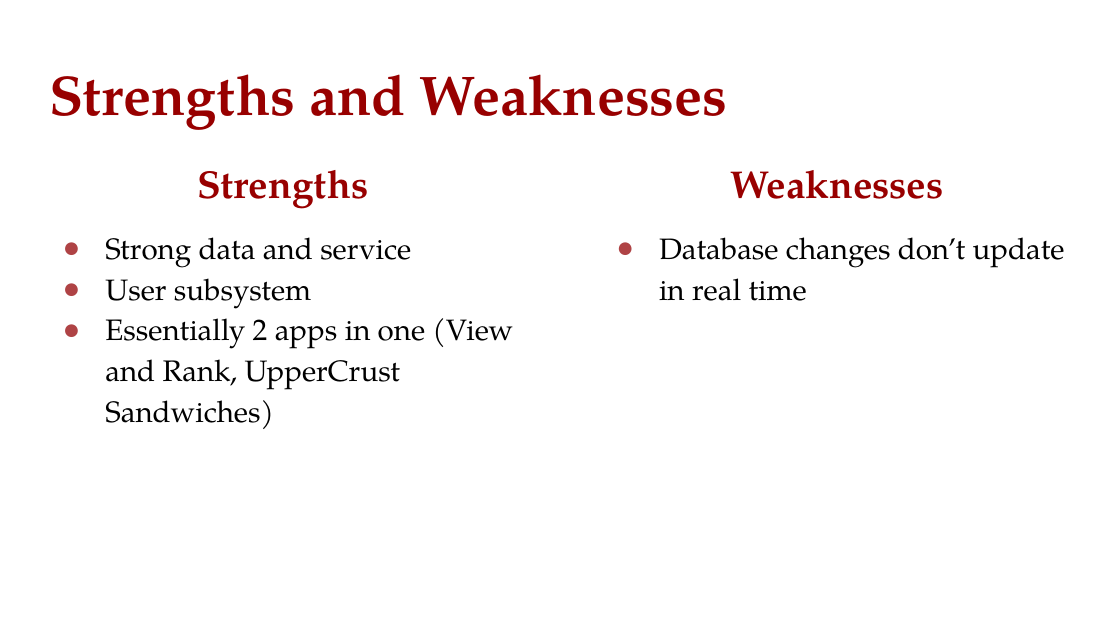
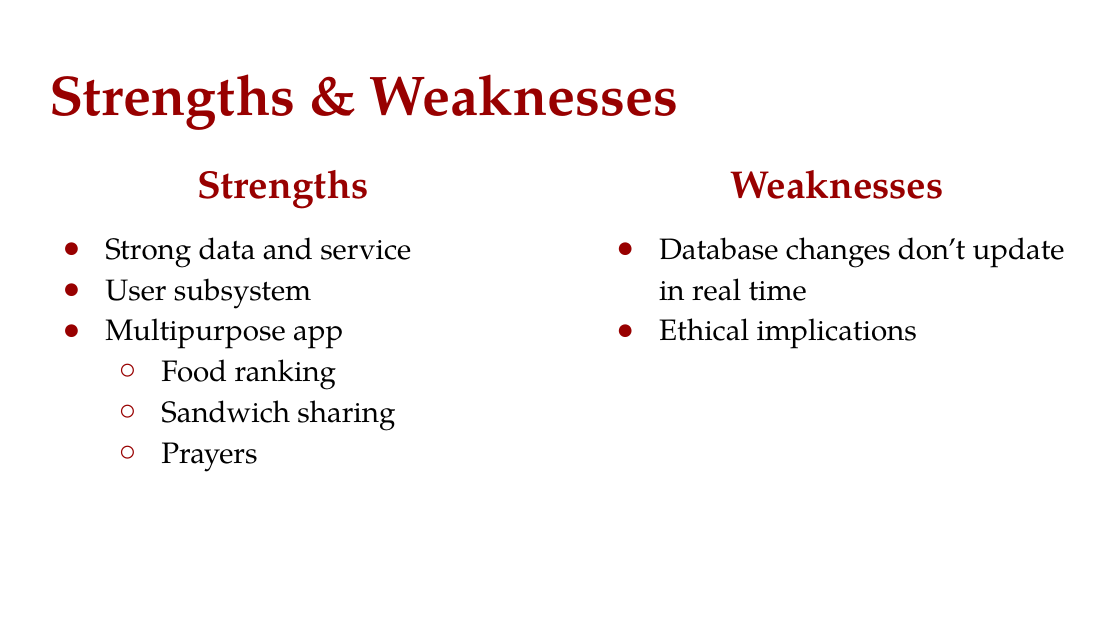
Before and after one commit to KnightBites/KnightBites-Project, a slide deck: slide 11 of KnightBites Presentation.pptx (slide 13 before the commit). Drawn at 1120x630 pixels with LibreOffice and Linux fonts; fonts in the diff are those of the drawing. Boxes give left, top, right and bottom in pixels: in the first picture for what was removed or moved away, otherwise in the second. Text is boxed around its words. In the diff, an @@ line names an element or a change of style, - is before the commit and + after.

```diff
--- a/KnightBites Presentation.pptx
+++ b/KnightBites Presentation.pptx
@@ title at (49,74,678,130): text changed @@
-Strengths and Weaknesses
+Strengths & Weaknesses
@@ text at (105,318,395,472): text changed @@
-● Essentially 2 apps in one (View and Rank, UpperCrust Sandwiches)
+● Multipurpose app
+  ○ Food ranking
+  ○ Sandwich sharing
+  ○ Prayers
@@ text at (659,318,917,349): paragraph added @@
+● Ethical implications
```
Also in this commit, not shown: 5 other slides changed, 3 slides added, 4 slides removed.
